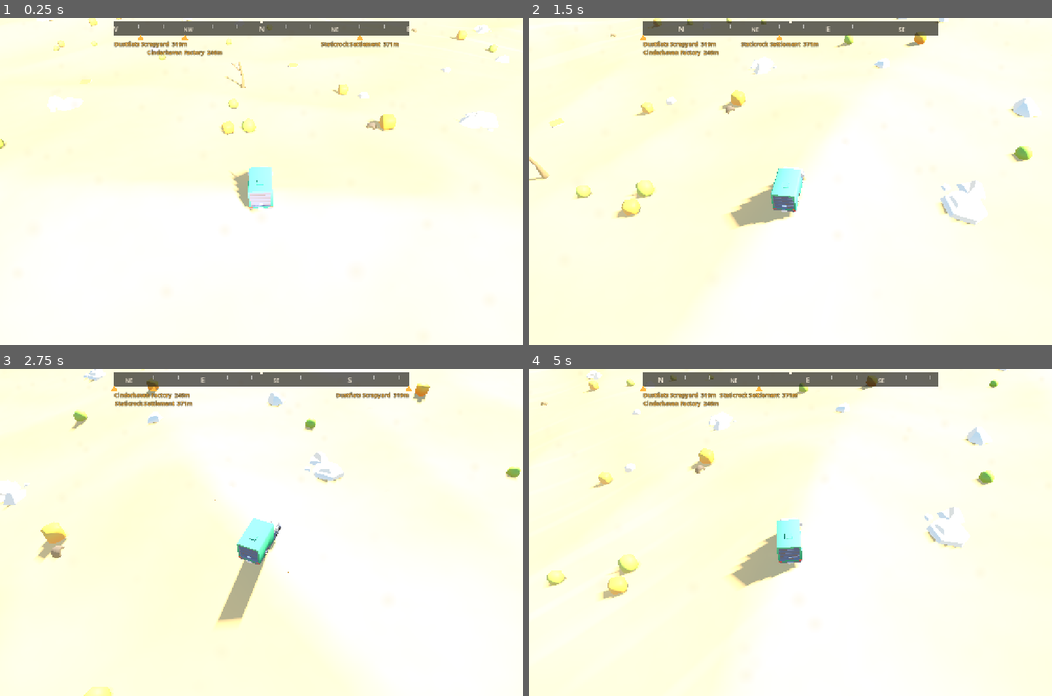
Above: before the commit, frames 1-4 (two rows, left to right).
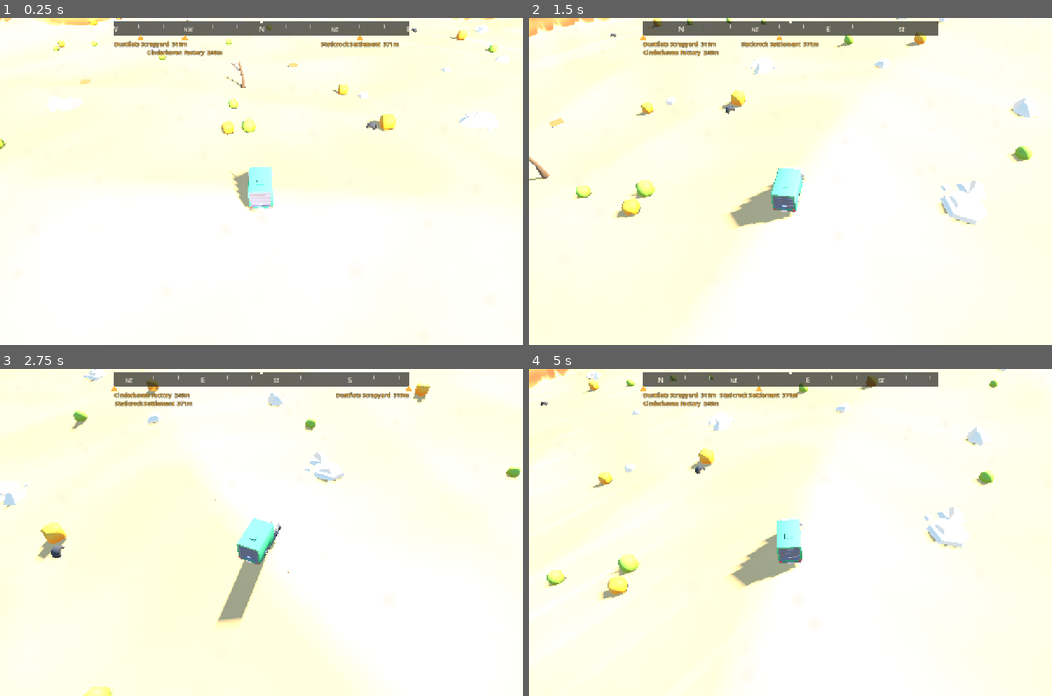
Above: after the commit, the same moments.

Repository: jammuth/my-first-rpg
Game: Godot game, scene res://scenes/main.tscn
Two runs of this game, one before a commit and one after it. Both use one fixed random seed, a clock stepped at 60 frames per second and the inputs below.
Inputs (mouse positions are in pixels of both pictures, inside the frame that each line leads up to):
- Up to frame 1 (0.25 s): no input
- Up to frame 2 (1.5 s): tap Enter at 0.5 s; move the mouse to (905, 165) at 0.52 s; hold D (turn_right) 0.53-1.25 s; hold E (interact) 0.53-1.25 s; click (905, 165) at 0.67 s; drag from (685, 197) to (764, 246) at 1.27 s
- Up to frame 3 (2.75 s): move the mouse to (313, 460) at 2.02 s; hold D (turn_right) from 2.03 s (still down); hold E (interact) from 2.03 s (still down)
- Up to frame 4 (5 s): release D (turn_right) at 2.75 s; release E (interact) at 2.75 s; drag from (764, 597) to (633, 483) at 2.77 s; move the mouse to (947, 581) at 3.52 s; hold A (turn_left) 3.53-4.25 s; hold E (interact) 3.53-4.25 s; drag from (633, 483) to (712, 450) at 4.27 s

The runs differ from the first frame. In frame 1, 0.9% of the frame differs, in the area x 0-95%, y 0-40%; in frame 2, 1.0%, in the area x 0-62%, y 0-61%; in frame 3, 0.4%; in frame 4, 0.9%.

Commit message:
feat: add impassable mesas with cliff faces
A low-frequency mask raises tiered, steep-sided mesas; the mask is pushed
down near roads, plazas and spawn so cliffs retreat while staying steep.
The truck stops at slopes steeper than its climb grade, props skip cliff
faces, and the terrain shader blends to stratified rock on steep slopes.
Height fog lowered so ordinary low ground isn't buried in haze.

Co-Authored-By: Claude Opus 5.5 <noreply@anthropic.com>

Diff:
--- a/game/scripts/main.gd
+++ b/game/scripts/main.gd
@@ -81,6 +81,6 @@
 	env.fog_depth_end = FOG_END
 	# Keeps the upper sky visible when the camera orbits low instead of fogging it out completely.
 	env.fog_sky_affect = 0.3
-	env.fog_height = 4.0
-	env.fog_height_density = 0.04
+	env.fog_height = -12.0
+	env.fog_height_density = 0.02
 	return env
--- a/game/scripts/player/truck.gd
+++ b/game/scripts/player/truck.gd
@@ -11,6 +11,10 @@
 @export var track_width := 2.8
 ## Higher = body settles onto slopes faster.
 @export var tilt_sharpness := 10.0
+## Steepest climb the truck will attempt (rise over run); anything steeper is treated as a cliff.
+@export var max_climb_grade := 0.9
+## How far past the bumper the slope is checked.
+@export var slope_probe := 1.5
 
 var controls_enabled := true
 var speed := 0.0
@@ -28,12 +32,25 @@
 	speed = TruckMotion.step_speed(speed, throttle, delta, max_speed, reverse_speed, acceleration, braking)
 	rotate_y(steer * turn_speed * delta)
 	var forward := -global_basis.z
+	if terrain != null and _cliff_ahead(forward):
+		speed = 0.0
 	velocity = forward * speed
 	move_and_slide()
 	# Bleed speed into walls instead of grinding against them at full throttle.
 	speed = velocity.dot(forward)
 	if terrain != null:
 		snap_to_terrain(delta)
+
+
+func _cliff_ahead(forward: Vector3) -> bool:
+	if is_zero_approx(speed):
+		return false
+	var dir := forward * signf(speed)
+	var reach := wheelbase * 0.5 + slope_probe
+	var p := global_position
+	var here := terrain.height_at(p.x, p.z)
+	var ahead := terrain.height_at(p.x + dir.x * reach, p.z + dir.z * reach)
+	return TruckMotion.blocked_by_slope(here, ahead, reach, max_climb_grade)
 
 
 func snap_to_terrain(delta: float = 0.0) -> void:
--- a/game/scripts/player/truck_motion.gd
+++ b/game/scripts/player/truck_motion.gd
@@ -15,3 +15,9 @@
 static func tilt_from_heights(front: float, back: float, left: float, right: float,
 		length: float, width: float) -> Vector2:
 	return Vector2(atan2(front - back, length), atan2(right - left, width))
+
+
+## True when the ground `distance` ahead rises more steeply than `max_grade` (rise over run).
+static func blocked_by_slope(height_here: float, height_ahead: float, distance: float,
+		max_grade: float) -> bool:
+	return (height_ahead - height_here) / distance > max_grade
--- a/game/scripts/world/biome.gd
+++ b/game/scripts/world/biome.gd
@@ -12,6 +12,16 @@
 var terrain_dunes := Vector2(0.0, 1.0)
 ## Ridged noise for sharper dune crests.
 var terrain_ridges := Vector2(0.0, 1.0)
+## Mesas: where a low-frequency mask passes `mesa_threshold`, the ground steps up by
+## mesa_heights.x (and by mesa_heights.y more past threshold + mesa_tier_gap). 0 heights = none.
+var mesa_wavelength := 700.0
+var mesa_threshold := 1.0
+var mesa_tier_gap := 0.14
+## Mask range over which a cliff rises; smaller = steeper.
+var mesa_edge_band := 0.035
+var mesa_heights := Vector2.ZERO
+## Amplitude of high-frequency mask noise that makes cliff outlines jagged.
+var mesa_jaggedness := 0.03
 ## Each: {id, label, models: Array[String], scale: float, plaza_radius: float, weight: float}
 var poi_types: Array[Dictionary] = []
 ## Each: {id, path, per_hectare: float, min_scale, max_scale, solid: bool, radius: float}
--- a/game/scripts/world/chunk_generator.gd
+++ b/game/scripts/world/chunk_generator.gd
@@ -10,6 +10,8 @@
 const POI_PROP_CLEARANCE := 6.0
 const SPAWN_CLEAR_RADIUS := 15.0
 const SALT := 0xC4A
+## Props are skipped on slopes steeper than this (normal.y), i.e. cliff faces.
+const PROP_MIN_NORMAL_Y := 0.85
 
 
 static func generate(world_seed: int, cell: Vector2i, sampler: TerrainSampler = null) -> ChunkData:
@@ -77,6 +79,8 @@
 			var footprint: float = def.radius * s
 			if not is_prop_spot_clear(p, footprint, roads, pois):
 				continue
+			if sampler.normal_at(p.x, p.y, 1.5).y < PROP_MIN_NORMAL_Y:
+				continue
 			var basis := Basis(Vector3.UP, yaw).scaled(Vector3.ONE * s)
 			var pos := Vector3(p.x, sampler.height_at(p.x, p.y), p.y)
 			transforms.append(Transform3D(basis, pos))
--- a/game/scripts/world/desert_biome.gd
+++ b/game/scripts/world/desert_biome.gd
@@ -12,6 +12,8 @@
 	terrain_swell = Vector2(14.0, 1400.0)
 	terrain_dunes = Vector2(8.0, 380.0)
 	terrain_ridges = Vector2(3.0, 150.0)
+	mesa_threshold = 0.38
+	mesa_heights = Vector2(22.0, 14.0)
 	poi_types = [
 		{"id": "scrapyard", "label": "Scrapyard", "weight": 3.0, "scale": 9.0, "plaza_radius": 22.0,
 			"models": [MODELS + "industrial/building-a.glb", MODELS + "industrial/building-o.glb"]},
--- a/game/scripts/world/terrain_mesher.gd
+++ b/game/scripts/world/terrain_mesher.gd
@@ -6,7 +6,7 @@
 ## Vertex spacing per LOD level, indexed by ring distance via lod_for_ring.
 const LOD_STEPS: Array[float] = [2.0, 4.0, 8.0]
 ## Deep enough to cover the worst height mismatch between neighbouring LODs.
-const SKIRT_DEPTH := 6.0
+const SKIRT_DEPTH := 30.0
 
 
 static func lod_for_ring(ring: int) -> int:
--- a/game/scripts/world/terrain_sampler.gd
+++ b/game/scripts/world/terrain_sampler.gd
@@ -9,15 +9,24 @@
 const ROAD_FLAT_EXTRA := 3.0
 const ROAD_BLEND := 28.0
 const POI_BLEND := 30.0
-## Must exceed every influence's reach (largest plaza + POI_BLEND, road half width + flat + blend)
+## Mesas are pushed out of these zones (fully gone inside the first distance, back to natural by
+## the second) so roads, plazas and the spawn point never end up against or on top of a cliff.
+const MESA_ROAD_CLEAR := Vector2(40.0, 100.0)
+const MESA_POI_CLEAR := Vector2(30.0, 90.0)
+const MESA_SPAWN_CLEAR := Vector2(60.0, 120.0)
+## Lowering the mask (rather than scaling height) moves cliffs away while keeping them steep.
+const MESA_SUPPRESSION := 0.8
+## Must exceed every influence's reach (largest plaza + MESA_POI_CLEAR.y, MESA_ROAD_CLEAR.y, ...)
 ## so samples on either side of a chunk seam see the same roads and POIs.
-const INFLUENCE_MARGIN := 64.0
+const INFLUENCE_MARGIN := 128.0
 const MAX_CACHED_CELLS := 256
 
 var world_seed: int
 var _swell := FastNoiseLite.new()
 var _dunes := FastNoiseLite.new()
 var _ridges := FastNoiseLite.new()
+var _mesa := FastNoiseLite.new()
+var _mesa_detail := FastNoiseLite.new()
 var _biome: Biome
 var _influences := {}
 
@@ -29,6 +38,8 @@
 	_setup(_swell, base, FastNoiseLite.TYPE_SIMPLEX_SMOOTH, FastNoiseLite.FRACTAL_FBM, 2, _biome.terrain_swell.y)
 	_setup(_dunes, base + 1, FastNoiseLite.TYPE_SIMPLEX_SMOOTH, FastNoiseLite.FRACTAL_FBM, 3, _biome.terrain_dunes.y)
 	_setup(_ridges, base + 2, FastNoiseLite.TYPE_SIMPLEX, FastNoiseLite.FRACTAL_RIDGED, 2, _biome.terrain_ridges.y)
+	_setup(_mesa, base + 3, FastNoiseLite.TYPE_SIMPLEX_SMOOTH, FastNoiseLite.FRACTAL_NONE, 1, _biome.mesa_wavelength)
+	_setup(_mesa_detail, base + 4, FastNoiseLite.TYPE_SIMPLEX, FastNoiseLite.FRACTAL_FBM, 2, 35.0)
 
 
 static func _setup(n: FastNoiseLite, seed_value: int, type: int, fractal: int, octaves: int,
@@ -49,7 +60,34 @@
 
 func height_at(x: float, z: float) -> float:
 	var cell := Vector2i(floori(x / ChunkGenerator.CHUNK_SIZE), floori(z / ChunkGenerator.CHUNK_SIZE))
-	return apply_influences(base_height(x, z), Vector2(x, z), influences_for_cell(cell))
+	var inf := influences_for_cell(cell)
+	var p := Vector2(x, z)
+	return apply_influences(base_height(x, z) + mesa_height(p, inf), p, inf)
+
+
+## Extra height from mesas at `p` (0 off-mesa).
+func mesa_height(p: Vector2, inf: Dictionary) -> float:
+	var b := _biome
+	var m := _mesa.get_noise_2d(p.x, p.y) + _mesa_detail.get_noise_2d(p.x, p.y) * b.mesa_jaggedness
+	if m <= b.mesa_threshold:
+		return 0.0
+	m -= MESA_SUPPRESSION * (1.0 - mesa_clearance(p, inf))
+	var t1 := clampf((m - b.mesa_threshold) / b.mesa_edge_band, 0.0, 1.0)
+	var t2 := clampf((m - b.mesa_threshold - b.mesa_tier_gap) / b.mesa_edge_band, 0.0, 1.0)
+	return smoothstep(0.0, 1.0, t1) * b.mesa_heights.x + smoothstep(0.0, 1.0, t2) * b.mesa_heights.y
+
+
+## 0 where mesas are forbidden (near roads, plazas, spawn), rising to 1 where they're unrestricted.
+static func mesa_clearance(p: Vector2, inf: Dictionary) -> float:
+	var c := smoothstep(MESA_SPAWN_CLEAR.x, MESA_SPAWN_CLEAR.y, p.length())
+	for e in inf.pois:
+		var poi: PoiData = e.poi
+		var d := p.distance_to(poi.position_2d()) - poi.plaza_radius
+		c = minf(c, smoothstep(MESA_POI_CLEAR.x, MESA_POI_CLEAR.y, d))
+	for road in inf.roads:
+		var d := Geometry2DUtil.distance_to_segment(p, road.a, road.b)
+		c = minf(c, smoothstep(MESA_ROAD_CLEAR.x, MESA_ROAD_CLEAR.y, d))
+	return c
 
 
 func normal_at(x: float, z: float, e: float = 1.0) -> Vector3:
--- a/game/shaders/terrain.gdshader
+++ b/game/shaders/terrain.gdshader
@@ -3,11 +3,14 @@
 
 uniform vec4 color_a : source_color = vec4(0.85, 0.71, 0.49, 1.0);
 uniform vec4 color_b : source_color = vec4(0.77, 0.60, 0.40, 1.0);
+uniform vec3 rock_a : source_color = vec3(0.72, 0.42, 0.25);
+uniform vec3 rock_b : source_color = vec3(0.55, 0.30, 0.18);
 
 global uniform vec2 wind_direction;
 global uniform float wind_strength;
 
 varying vec3 world_pos;
+varying vec3 world_normal;
 
 float hash(vec2 p) {
 	return fract(sin(dot(p, vec2(127.1, 311.7))) * 43758.5453);
@@ -23,6 +26,7 @@
 
 void vertex() {
 	world_pos = (MODEL_MATRIX * vec4(VERTEX, 1.0)).xyz;
+	world_normal = normalize((MODEL_MATRIX * vec4(NORMAL, 0.0)).xyz);
 }
 
 void fragment() {
@@ -37,6 +41,11 @@
 	float streak = noise(vec2(wind_space.x * 0.03 - t * 0.9, wind_space.y * 0.45));
 	float gust = noise(vec2(wind_space.x * 0.004 - t * 0.12, wind_space.y * 0.01));
 	float drift = smoothstep(0.62, 0.9, streak) * smoothstep(0.35, 0.75, gust) * wind_strength;
-	ALBEDO = albedo + vec3(0.10, 0.085, 0.06) * drift;
+	vec3 sand = albedo + vec3(0.10, 0.085, 0.06) * drift;
+	// Horizontal strata wobbling slightly with position, like sedimentary cliff faces.
+	float strata = sin(world_pos.y * 1.3 + noise(p * 0.05) * 3.0) * 0.5 + 0.5;
+	vec3 rock = mix(rock_a, rock_b, strata * 0.7 + noise(p * 0.3) * 0.3);
+	float steep = 1.0 - smoothstep(0.55, 0.8, world_normal.y);
+	ALBEDO = mix(sand, rock, steep);
 	ROUGHNESS = 0.95;
 }
--- a/game/tests/test_chunk_generator.gd
+++ b/game/tests/test_chunk_generator.gd
@@ -91,3 +91,12 @@
 			assert_near(v.y - sampler.height_at(v.x, v.z), ChunkGenerator.ROAD_HEIGHT, 0.001)
 			checked += 1
 	assert_true(checked > 0)
+
+
+func test_no_props_on_cliff_faces() -> void:
+	var sampler := TerrainSampler.new(SEED)
+	for x in range(-6, 6):
+		var data := ChunkGenerator.generate(SEED, Vector2i(x, -3), sampler)
+		for k in data.props:
+			for t: Transform3D in data.props[k]:
+				assert_true(sampler.normal_at(t.origin.x, t.origin.z, 1.5).y >= ChunkGenerator.PROP_MIN_NORMAL_Y)
--- a/game/tests/test_terrain.gd
+++ b/game/tests/test_terrain.gd
@@ -161,3 +161,60 @@
 				var q := p0.lerp(p1, j / 4.0)
 				worst = maxf(worst, absf(q.y - s.height_at(q.x, q.z)))
 	assert_true(worst < TerrainMesher.SKIRT_DEPTH, "LOD error %.2f exceeds skirt" % worst)
+
+
+func test_mesas_exist_with_reasonable_coverage() -> void:
+	var s := TerrainSampler.new(SEED)
+	var on_mesa := 0
+	var total := 0
+	for i in 60:
+		for j in 60:
+			var x := i * 50.0 - 1500.0
+			var z := j * 50.0 - 1500.0
+			var cell := Vector2i(floori(x / ChunkGenerator.CHUNK_SIZE), floori(z / ChunkGenerator.CHUNK_SIZE))
+			if s.mesa_height(Vector2(x, z), s.influences_for_cell(cell)) > 1.0:
+				on_mesa += 1
+			total += 1
+	var frac := float(on_mesa) / total
+	assert_true(frac > 0.02 and frac < 0.3, "mesa coverage %.3f" % frac)
+
+
+func test_cliffs_are_steep() -> void:
+	var s := TerrainSampler.new(SEED)
+	var steepest := 0.0
+	for i in 400:
+		for j in 40:
+			var x := i * 6.0 - 1200.0
+			var z := j * 60.0 - 1200.0
+			steepest = maxf(steepest, absf(s.height_at(x + 2.0, z) - s.height_at(x, z)) / 2.0)
+	assert_true(steepest > 1.2, "no cliff found; steepest grade %.2f" % steepest)
+
+
+func test_no_mesas_near_roads_or_plazas_or_spawn() -> void:
+	var s := TerrainSampler.new(SEED)
+	assert_eq(s.mesa_height(Vector2.ZERO, s.influences_for_cell(Vector2i.ZERO)), 0.0, "spawn")
+	var checked := 0
+	for cell in ChunkMath.cells_in_radius(Vector2i(2, 2), 4):
+		var inf := s.influences_for_cell(cell)
+		var rect := ChunkMath.cell_rect(cell, ChunkGenerator.CHUNK_SIZE)
+		for road in inf.roads:
+			for t in 11:
+				var p: Vector2 = road.a.lerp(road.b, t / 10.0)
+				var d: Vector2 = (road.b - road.a).normalized().orthogonal()
+				for off in [-35.0, 0.0, 35.0]:
+					var q: Vector2 = p + d * off
+					if rect.has_point(q):
+						assert_eq(s.mesa_height(q, inf), 0.0, "mesa within road corridor")
+						checked += 1
+		for e in inf.pois:
+			var poi: PoiData = e.poi
+			if rect.has_point(poi.position_2d()):
+				assert_eq(s.mesa_height(poi.position_2d(), inf), 0.0, "mesa at POI")
+	assert_true(checked > 20)
+
+
+func test_spawn_is_drivable() -> void:
+	var s := TerrainSampler.new(SEED)
+	for k in 16:
+		var p := Vector2.from_angle(k * TAU / 16.0) * 20.0
+		assert_false(TruckMotion.blocked_by_slope(s.height_at(0, 0), s.height_at(p.x, p.y), 20.0, 0.9))
--- a/game/tests/test_truck_motion.gd
+++ b/game/tests/test_truck_motion.gd
@@ -47,3 +47,9 @@
 	assert_true(nose.y > 0.0)
 	var right_side := Basis.from_euler(Vector3(0, 0, right_high.y)) * Vector3.RIGHT
 	assert_true(right_side.y > 0.0)
+
+
+func test_blocked_by_slope() -> void:
+	assert_false(TruckMotion.blocked_by_slope(0.0, 1.0, 4.0, 0.9), "gentle climb allowed")
+	assert_true(TruckMotion.blocked_by_slope(0.0, 10.0, 4.0, 0.9), "cliff blocks")
+	assert_false(TruckMotion.blocked_by_slope(10.0, 0.0, 4.0, 0.9), "driving downhill never blocks")
